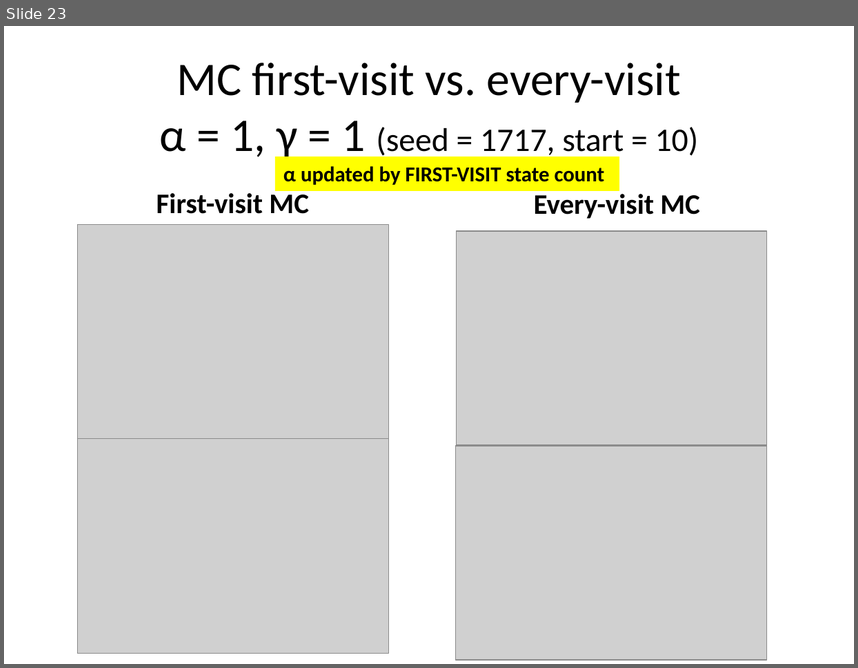
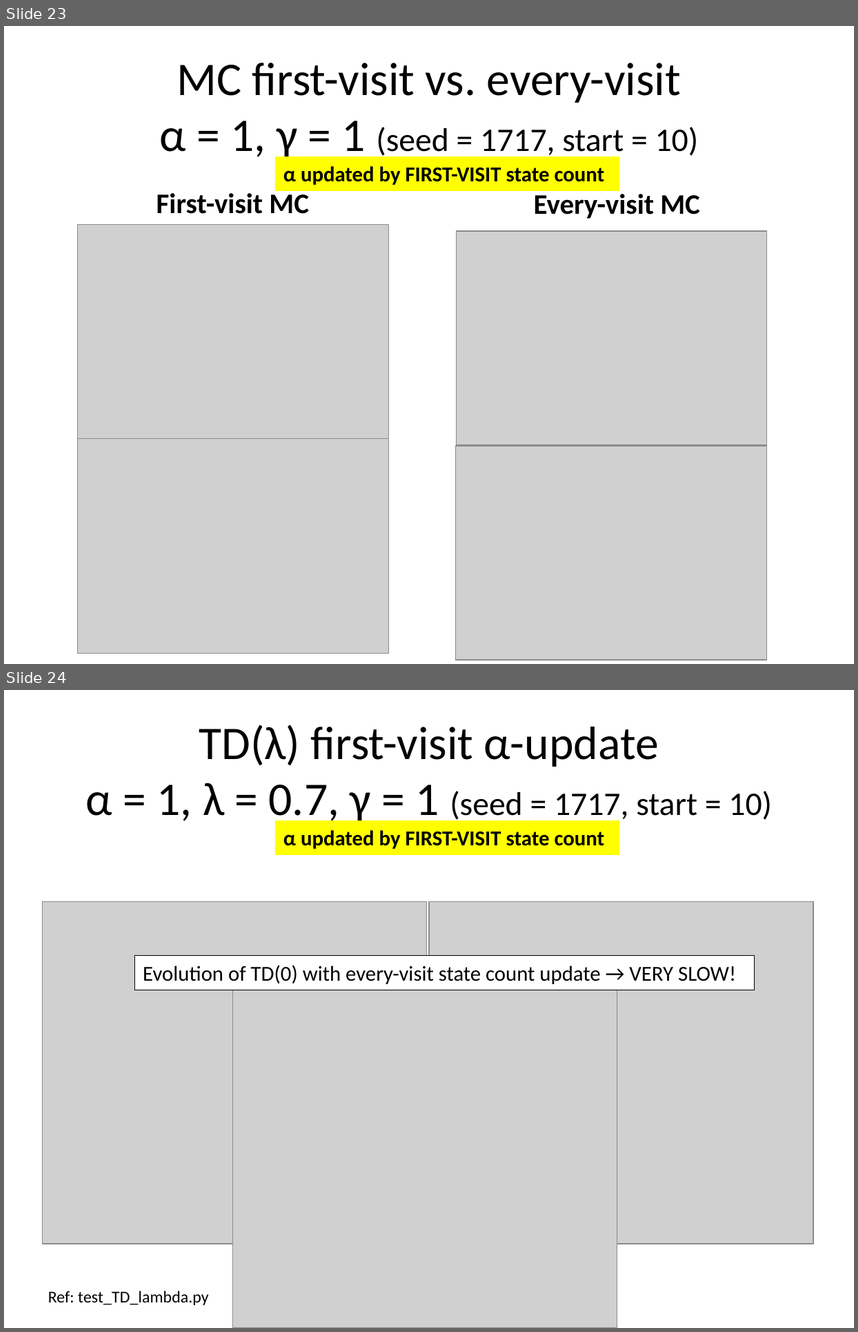
Before and after one commit to mastropi/RL, a slide deck: RL-001-MemoryManagement/results/202004Apr17-TestsTDLambdaMCLamba-1DGridworld.pptx. Shown one above the other, each under a label of ours: slide 23 before the commit, slides 23 and 24 after it. The pictures are 858x668 and 858x1332 pixels, drawn with LibreOffice and Linux fonts; fonts in the diff are those of the drawing; grey boxes stand for pictures. Boxes give left, top, right and bottom in pixels: in the first picture for what was removed or moved away, otherwise in the second. Text is boxed around its words. In the diff, an @@ line names an element or a change of style, - is before the commit and + after.

Commit message:
Track and plot of state-dependent lambda for Adaptive TD(lambda)

```diff
--- a/RL-001-MemoryManagement/results/202004Apr17-TestsTDLambdaMCLamba-1DGridworld.pptx
+++ b/RL-001-MemoryManagement/results/202004Apr17-TestsTDLambdaMCLamba-1DGridworld.pptx
@@ slide 24 added at bbox=[4, 690, 854, 1328], background #FFFFFF @@
@@ title added at bbox=[86, 724, 772, 827], 39.6 pt, text #000000 @@
+TD(λ) first-visit α-update
+α = 1, λ = 0.7, γ = 1 (seed = 1717, start = 10)
@@ rectangle added at bbox=[275, 820, 619, 854], fill #FFFF00, 18 pt, text #000000, bold @@
+α updated by FIRST-VISIT state count
@@ picture added at bbox=[42, 902, 426, 1243] @@
@@ picture added at bbox=[429, 902, 813, 1243] @@
@@ rectangle added at bbox=[135, 955, 755, 989], fill #FFFFFF, outline #000000 0.75 pt, 18 pt, text #000000 @@
+Evolution of TD(0) with every-visit state count update → VERY SLOW!
@@ picture added at bbox=[232, 986, 617, 1328] @@
@@ text added at bbox=[48, 1290, 208, 1305], 14 pt, text #000000 @@
+Ref: test_TD_lambda.py
```
Also in this commit, not shown: 6 other files.
